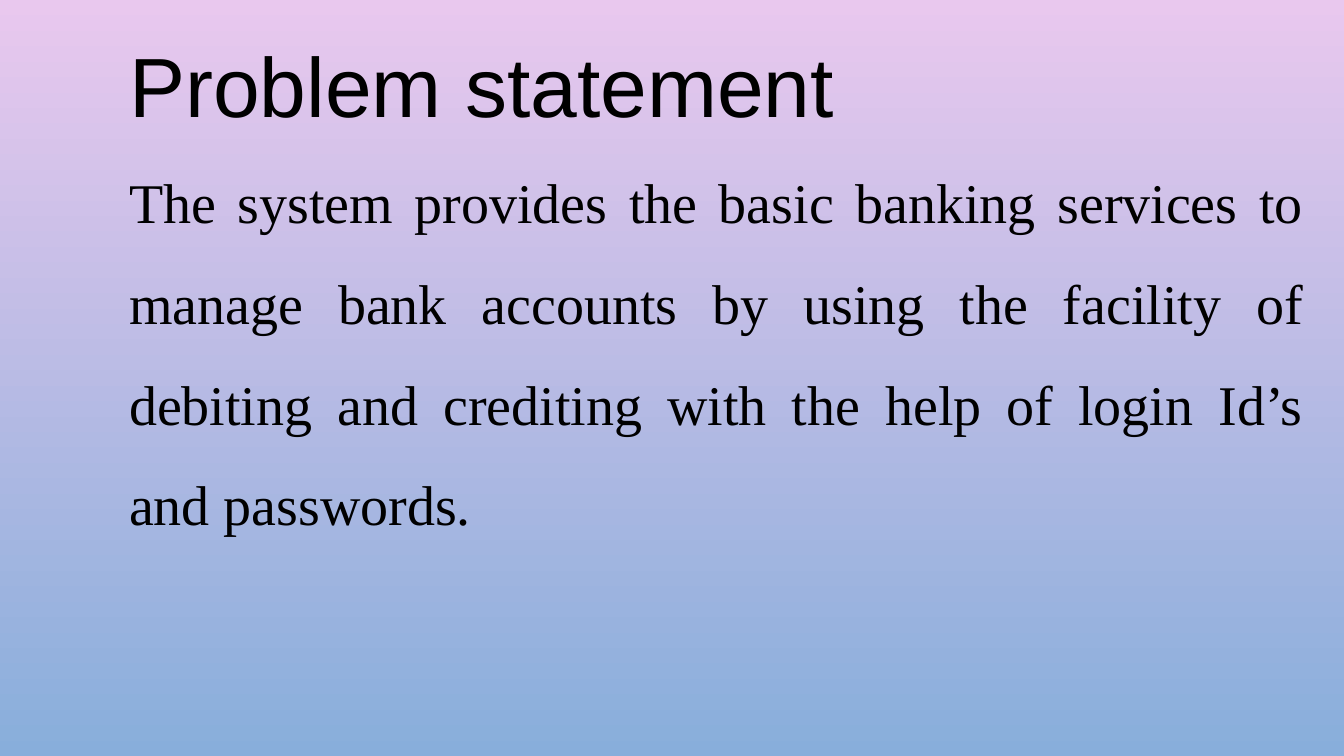
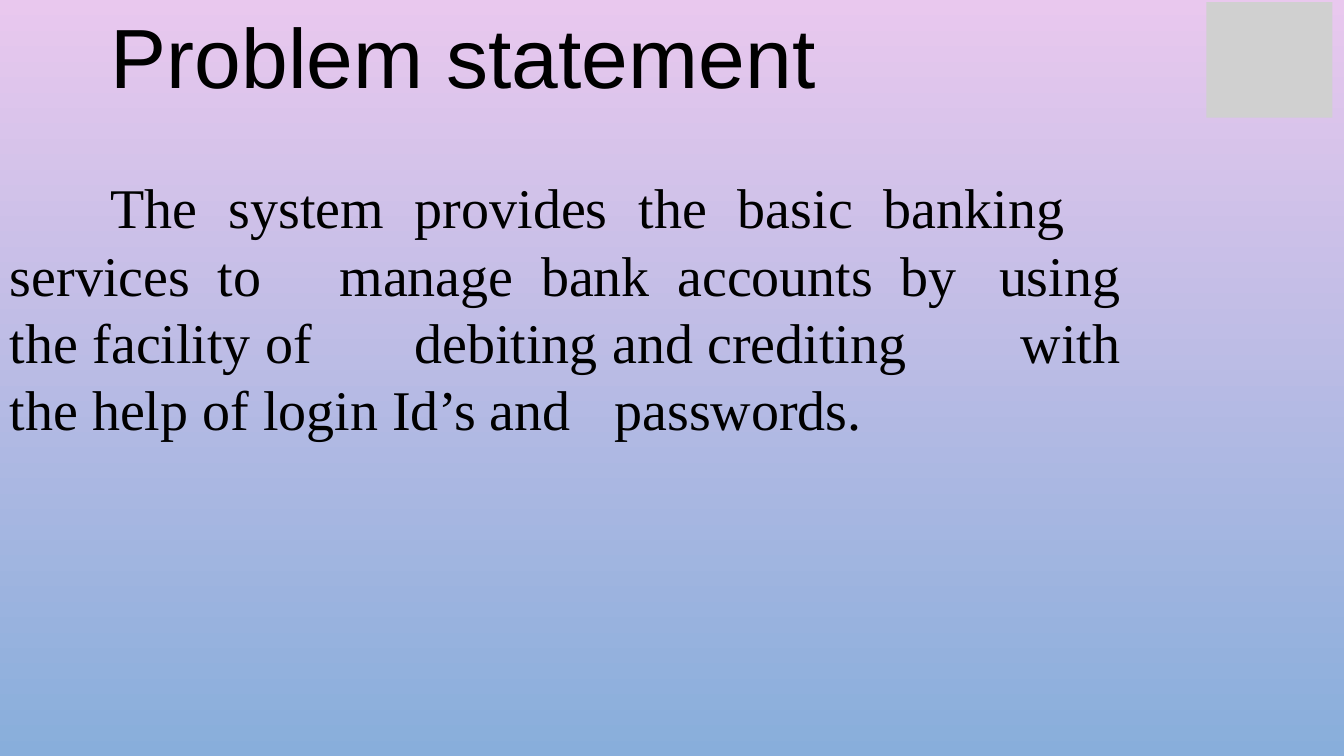
Before and after one commit to aspatil12/Final, a slide deck: slide 3 of BankFinal.pptx. Drawn at 1344x756 pixels with LibreOffice and Linux fonts; fonts in the diff are those of the drawing; grey boxes stand for pictures; background and template pictures are left out. Boxes give left, top, right and bottom in pixels: in the first picture for what was removed or moved away, otherwise in the second. Text is boxed around its words. In the diff, an @@ line names an element or a change of style, - is before the commit and + after.

```diff
--- a/BankFinal.pptx
+++ b/BankFinal.pptx
@@ text "Problem statement": place and size @@
-text "Problem statement" at (129, 56, 1303, 536)
+text "Problem statement" at (10, 27, 1120, 441)
@@ picture added at (1207, 2, 1333, 118) @@
@@ text at (10, 189, 1120, 441): line spacing 1.5 to 1 @@
```
Also in this commit, not shown: 3 slides added.
